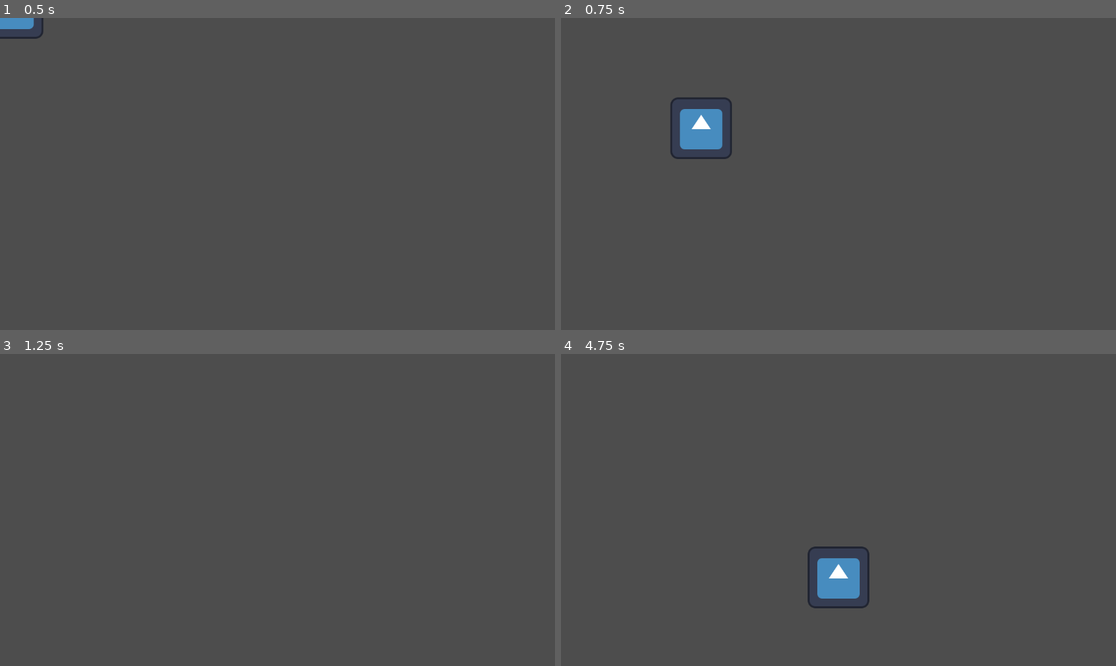
Above: before the commit, frames 1-4 (two rows, left to right).
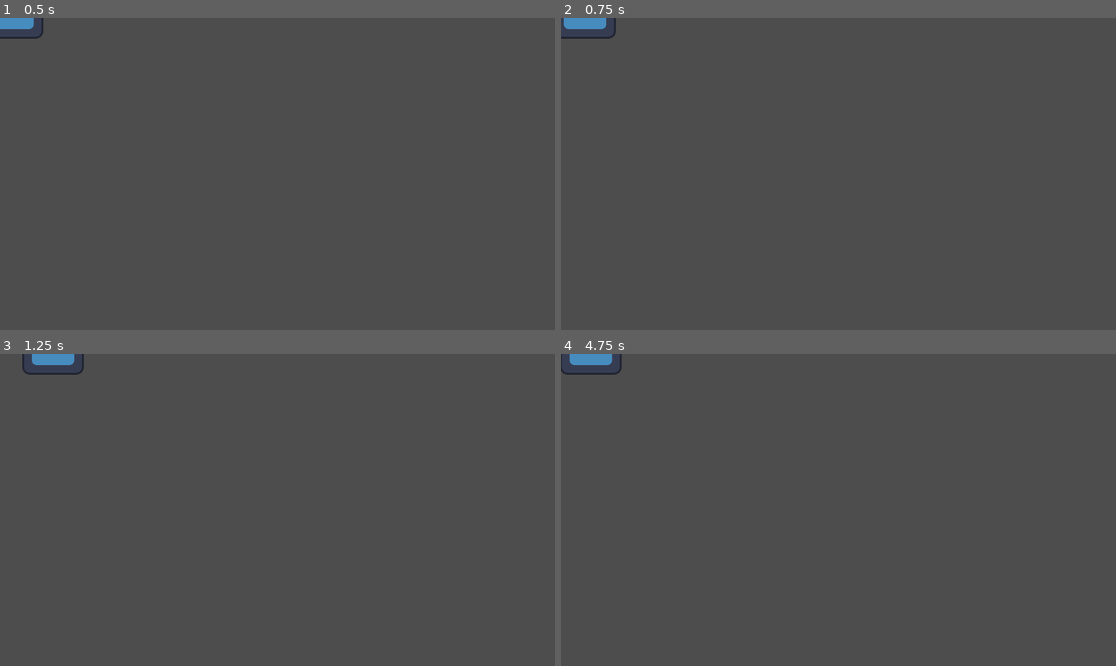
Above: after the commit, the same moments.

Repository: fava445/godot-wild-jam
Game: Godot game, scene res://Scenes/debug.tscn
Same seed, same stepped clock (60 frames per second), same inputs: the game is played once before the commit and once after it. The engine's default icon, where the game draws it, is replaced by a stand-in: a white triangle on a blue panel in a dark square.
Inputs:
- Up to frame 1 (0.5 s): no input
- Up to frame 2 (0.75 s): tap Enter at 0.5 s; hold Keypad 6 (Right) from 0.53 s (still down)
- Up to frame 3 (1.25 s): keep holding Keypad 6 (Right)
- Up to frame 4 (4.75 s): release Keypad 6 (Right) at 1.28 s; hold S (Down) 1.28-2.03 s; hold Keypad 6 (Right) 2.03-2.78 s; hold W (Up) 2.78-3.53 s; hold Left (Left) from 3.53 s (still down)

Frame 1 is identical in both runs. In frame 2, 1.6% of the frame differs, in the area x 0-31%, y 0-46%; in frame 3, 0.4%; in frame 4, 1.6%.

Commit message:
Updated Movement

Diff:
--- a/Characters/Player/playerScript.gd
+++ b/Characters/Player/playerScript.gd
@@ -11,29 +11,14 @@
 
 
 func playerMovement():
-	self.position.y += SpeedY
-	self.position.x += SpeedX
-	if Input.is_action_pressed("Down") and SpeedY <= MAX_SPEED:
-		SpeedY += SPEED_GAIN
-	if Input.is_action_pressed("Up") and SpeedY >= MIN_SPEED:
-		SpeedY -= SPEED_GAIN
-	if Input.is_action_pressed("Right") and SpeedX <= MAX_SPEED:
-		SpeedX += SPEED_GAIN
-	if Input.is_action_pressed("Left") and SpeedX <= MAX_SPEED:
-		SpeedX -= SPEED_GAIN
-	if SpeedX <= MIN_SPEED or SpeedY <= MIN_SPEED :
-		SpeedX = -30
-		SpeedY = -30
-	if SpeedX >= MAX_SPEED or SpeedY >= MAX_SPEED:
-		SpeedX = 30
-		SpeedY = 30
-	if not SpeedY == 0:
-		if SpeedY > 0:
-			SpeedY += SPEED_LOSS
-		if SpeedY < 0:
-			SpeedY -= SPEED_LOSS
-	if not SpeedX == 0:
-		if SpeedX > 0:
-			SpeedX += SPEED_LOSS
-		if SpeedX < 0:
-			SpeedX -= SPEED_LOSS
+	if Input.is_action_pressed("Down"):
+		self.position.y += 2
+	if Input.is_action_pressed("Up"):
+		self.position.y -= 2
+	if Input.is_action_pressed("Left"):
+		if not Input.is_action_pressed("Right"):
+			self.position.x -= 2
+	if Input.is_action_pressed("Right"):
+		if not Input.is_action_pressed("Left"):
+			self.position.x += 2
+	move_and_slide()
